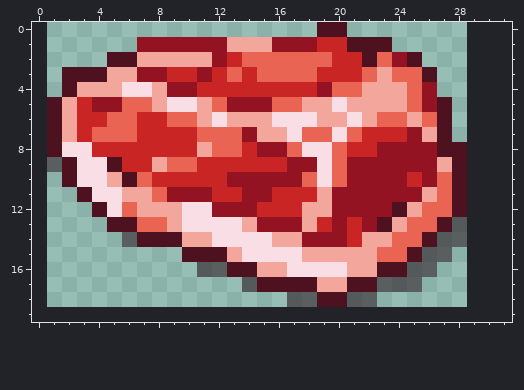
Pixel-art sprite, stored at graphics/items/big_meat.png. Above, as it was before the edit.
The file is 28x19 pixels. The old version is drawn lined up with the new one, on the new canvas.
After:
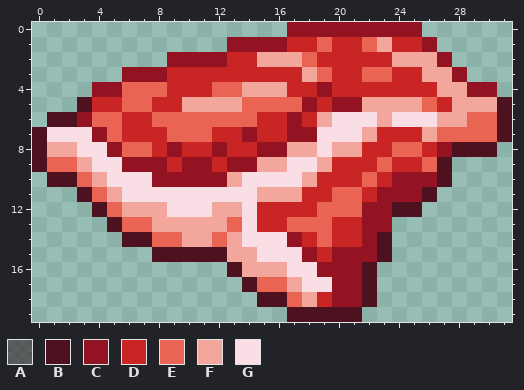
Palette (. is transparent): A #2f202599  B #4e111f  C #931322  D #c92525  E #ea6453  F #f3a69c  G #f9dfe5
Edits made:
canvas 28x19 -> 32x20, the old top-left corner now at 1,0
@@ x 0..31 @@
- 0 ...................BB...........
- 1 .......CCCCCCFFFCCCDDBBB........
- 2 .....BBFFFFFCDEEEEEEDDBECB......
- 3 ..BBBFFCCDDCDEDEEEEDDDEFEEB.....
- 4 ..BFFFGGFCCDDDDDDDDCEEFFFEC.....
- 5 .BFDCCEEFGGFECCCEEFFGFFFFECB....
- 6 .BFDDEEDDEEFGFFFGGGFFGFEEFEB....
- 7 .BFDEEEDDDDEEECFFGEEGEDDDCFB....
- 8 .BGGDDDDDDDFEEDCCEGGEDDCCCCBB...
- 9 .ABGGBDDFEEDDDDDDCCGECCCCCCFB...
-10 ..BGGFBEDDDDDCCCCCEGECCCCDCEB...
-11 ...BGGFFECCCDDCCDDDFCCCCCCFEB...
-12 ....BGEFFFGGCCCDDDFFCCCCBFEEB...
-13 .....BBEEFGGGGFCCCFDCDCBFEEBA...
-14 ......ABBBFFGGGGFFCCCDFFEEBAA...
-15 ..........BBBFGGGGFFFFFEEBAA....
-16 ...........AABBFFGGGGFFBBAA.....
-17 ..............ABBBBFFBBAAA......
-18 .................AABBAA.........
-19 ................................
+ 0 .................CCCCCCCCC......
+ 1 .............CCCCDDEDDEFDDC.....
+ 2 .........CCCCDDFFFEDDDDDFFFC....
+ 3 ......CCCDDDDDDDDDFEDDEEDDFFC...
+ 4 ....CCEEEDDDEEFFFDDCDDDDDDDFFCC.
+ 5 ...BDDEEDDFFFFEEEECDCCFFFFEDFFFB
+ 6 .BBCEEDDEEEEEEEDDCDFGGGFGGGFFEEB
+ 7 BGGGCEDDDEEEDDCDDCCGGGFDDDFEEEEB
+ 8 BFFGGCEEDCDDCDDCCFFGFFDDEEDCBBB.
+ 9 BEEFGGCCCDCCDCCFFGGFDDDEDDEB....
+10 .BBEFGGGCCCCCFGGGGFDDDEDCCCB....
+11 ...BEFGGGGGGGGGFFFDDEEDCCCB.....
+12 ....BEFFFGGGFFGDDDDEEECCBB......
+13 .....BEEFFFFFEGDDEEEDDCC........
+14 ......BBEEFFEFGGGCDEDDCB........
+15 ........BBBBBFFGGGCDCCCB........
+16 .............BFFFGGCCCB.........
+17 ..............BEEFGGCCB.........
+18 ...............BBEFDCCB.........
+19 .................BBBBB..........
Changed places in both pictures, as pixel boxes (x1, y1, x2, y2):
changed: (32, 22, 512, 322)
